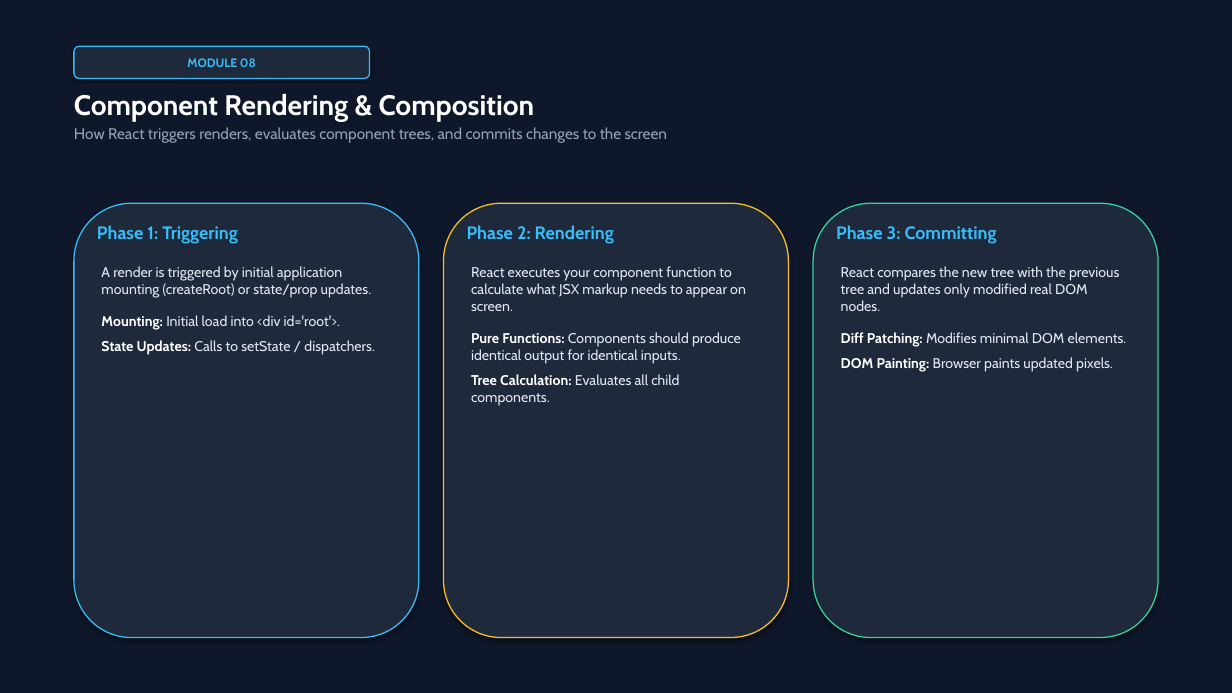
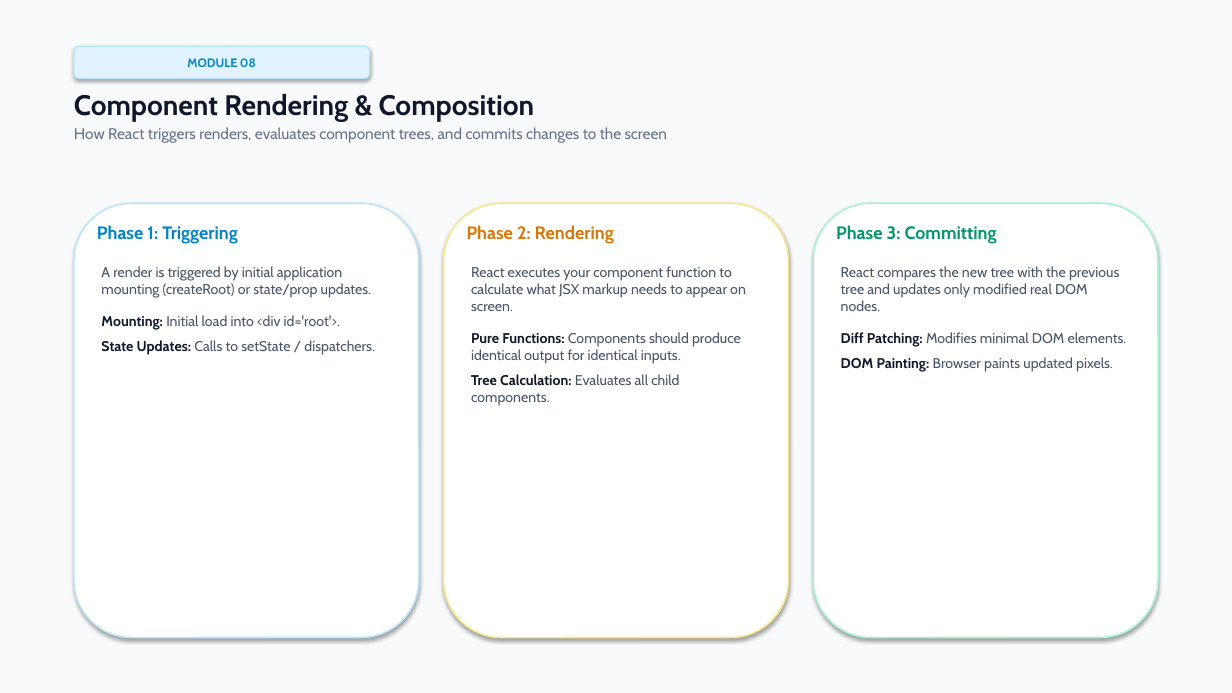
Before and after one commit to annamalai2912/mernStack, a slide deck: slide 12 of React_and_JSX_Masterclass.pptx. Drawn at 1232x693 pixels with LibreOffice and Linux fonts; fonts in the diff are those of the drawing. Boxes give left, top, right and bottom in pixels: in the first picture for what was removed or moved away, otherwise in the second. Text is boxed around its words. In the diff, an @@ line names an element or a change of style, - is before the commit and + after.

Commit message:
style: switch PowerPoint presentation to clean light color palette

```diff
--- a/React_and_JSX_Masterclass.pptx
+++ b/React_and_JSX_Masterclass.pptx
@@ rectangle at (x1=0, y1=0, x2=1232, y2=693): fill #0F172A to #F8FAFC @@
@@ rounded rectangle "MODULE 08" at (x1=74, y1=46, x2=370, y2=79): text colour #38BDF8 to #0284C7; fill #1E293B to #E0F2FE; outline #38BDF8 1 pt to #BAE6FD 1 pt @@
@@ text "Component Rendering & Composition" at (x1=74, y1=94, x2=667, y2=143): text colour #FFFFFF to #0F172A in "Component Rendering & Composition"; text colour #94A3B8 to #64748B in "How React triggers renders, evaluates component trees, ..." @@
@@ rounded rectangle at (x1=74, y1=203, x2=419, y2=638): fill #1E293B to #FFFFFF; outline #38BDF8 1 pt to #BAE6FD 1.2 pt @@
@@ rounded rectangle at (x1=444, y1=203, x2=788, y2=638): fill #1E293B to #FFFFFF; outline #FBBF24 1 pt to #FDE68A 1.2 pt @@
@@ rounded rectangle at (x1=813, y1=203, x2=1158, y2=638): fill #1E293B to #FFFFFF; outline #34D399 1 pt to #A7F3D0 1.2 pt @@
@@ text "Phase 1: Triggering" at (x1=97, y1=225, x2=238, y2=244): text colour #38BDF8 to #0284C7 @@
@@ text "Phase 2: Rendering" at (x1=467, y1=225, x2=614, y2=244): text colour #38BDF8 to #D97706 @@
@@ text "Phase 3: Committing" at (x1=836, y1=225, x2=997, y2=244): text colour #38BDF8 to #059669 @@
@@ text "A render is triggered by ..." at (x1=101, y1=266, x2=375, y2=355): text colour #E2E8F0 to #475569 in "A render is triggered by initial application ...", "Initial load into <div id='root'>.", "Calls to setState / dispatchers."; text colour #FFFFFF to #0F172A in "Mounting:", "State Updates:" @@
@@ text "React executes your component function ..." at (x1=471, y1=266, x2=746, y2=406): text colour #E2E8F0 to #475569 in "React executes your component function to calculate ...", "Components should produce identical output for identical ...", "Evaluates all child components."; text colour #FFFFFF to #0F172A in "Pure Functions:", "Tree Calculation:" @@
@@ text "React compares the new tree ..." at (x1=841, y1=266, x2=1127, y2=372): text colour #E2E8F0 to #475569 in "React compares the new tree with the ...", "Modifies minimal DOM elements.", "Browser paints updated pixels."; text colour #FFFFFF to #0F172A in "Diff Patching:", "DOM Painting:" @@
```
Also in this commit, not shown: 16 other slides changed, 1 other file.
